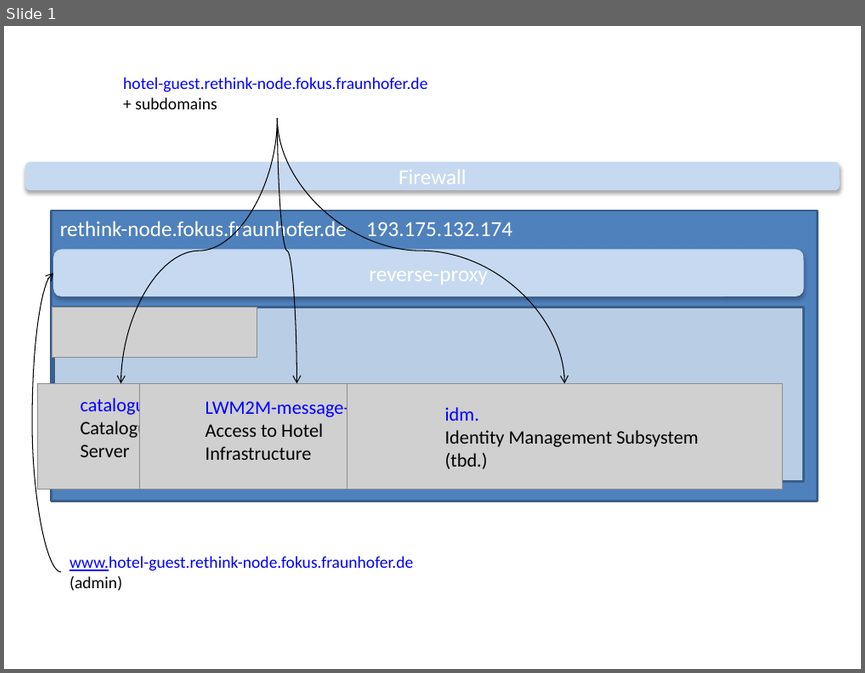
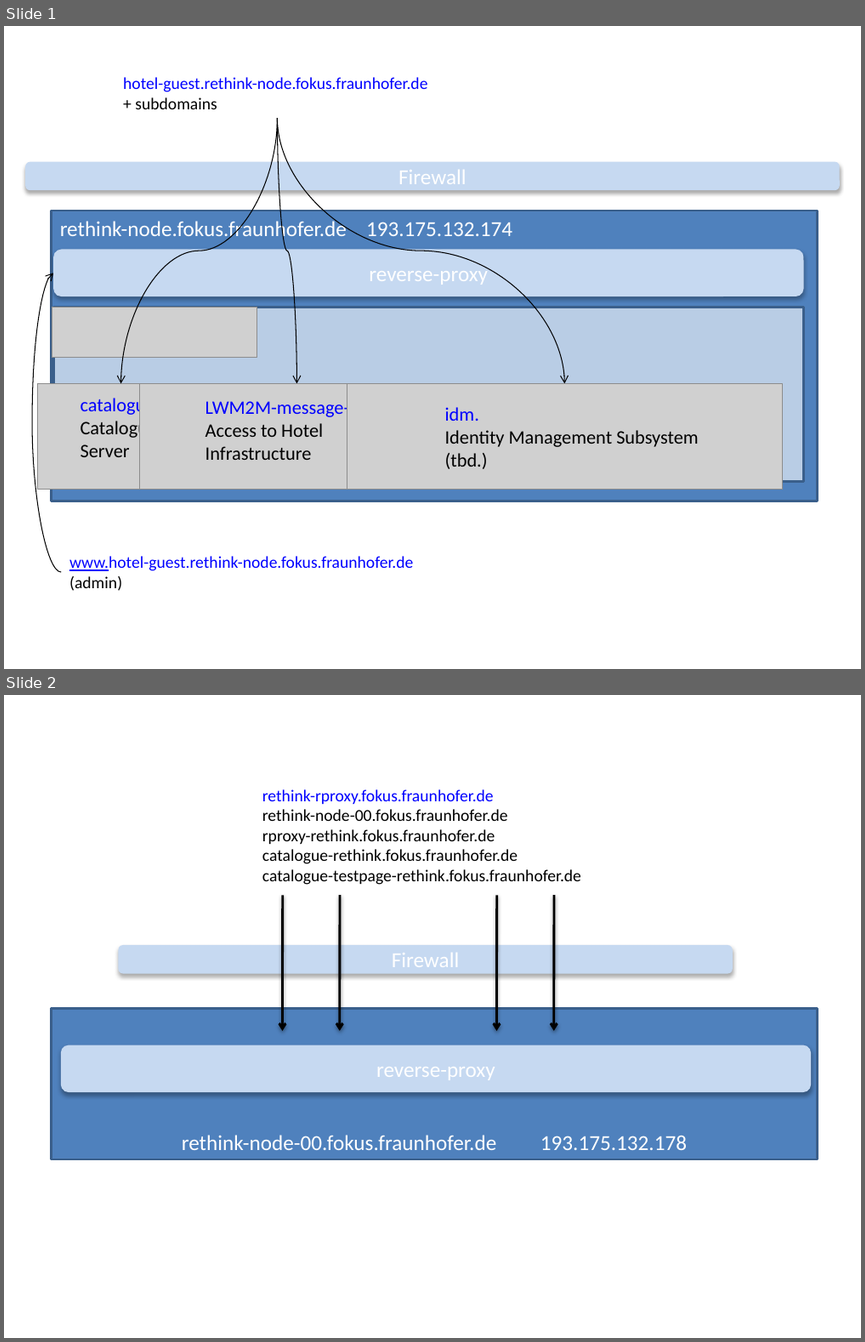
Before and after one commit to reTHINK-project/testbeds, a slide deck: docs/Testbed-Design/figures/reThinkTestbed-Fokus-Node.pptx. Shown one above the other, each under a label of ours: slide 1 before the commit, slides 1 and 2 after it. The pictures are 865x673 and 865x1342 pixels, drawn with LibreOffice and Linux fonts; fonts in the diff are those of the drawing; grey boxes stand for pictures. Boxes give left, top, right and bottom in pixels: in the first picture for what was removed or moved away, otherwise in the second. Text is boxed around its words. In the diff, an @@ line names an element or a change of style, - is before the commit and + after.

Commit message:
added dedicated figures for each fokus node

```diff
--- a/docs/Testbed-Design/figures/reThinkTestbed-Fokus-Node.pptx
+++ b/docs/Testbed-Design/figures/reThinkTestbed-Fokus-Node.pptx
@@ slide 2 added at <box>4,695,861,1338</box>, background #FFFFFF @@
@@ group added at <box>51,789,817,1158</box>: 4 arrows, 2 rounded rectangles, 1 rectangle, 1 text @@
+Firewall
+rethink-node-00.fokus.fraunhofer.de 193.175.132.178
+reverse-proxy
+rethink-rproxy.fokus.fraunhofer.de
+rethink-node-00.fokus.fraunhofer.de
+rproxy-rethink.fokus.fraunhofer.de
+catalogue-rethink.fokus.fraunhofer.de
+catalogue-testpage-rethink.fokus.fraunhofer.de
```
Also in this commit, not shown: 1 other slide added, 2 other files.
